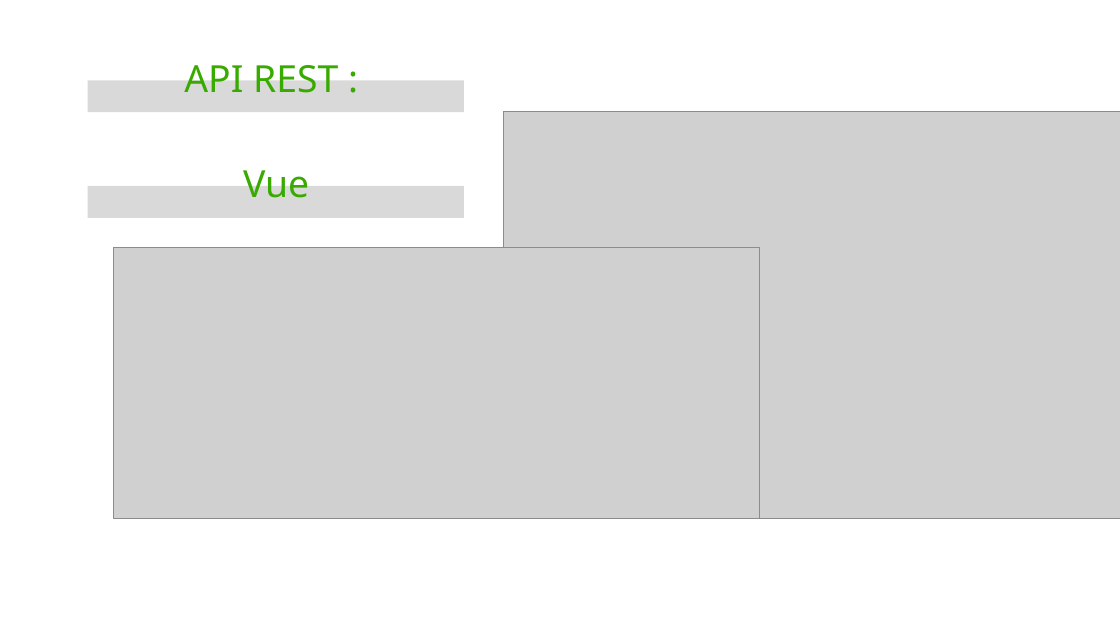
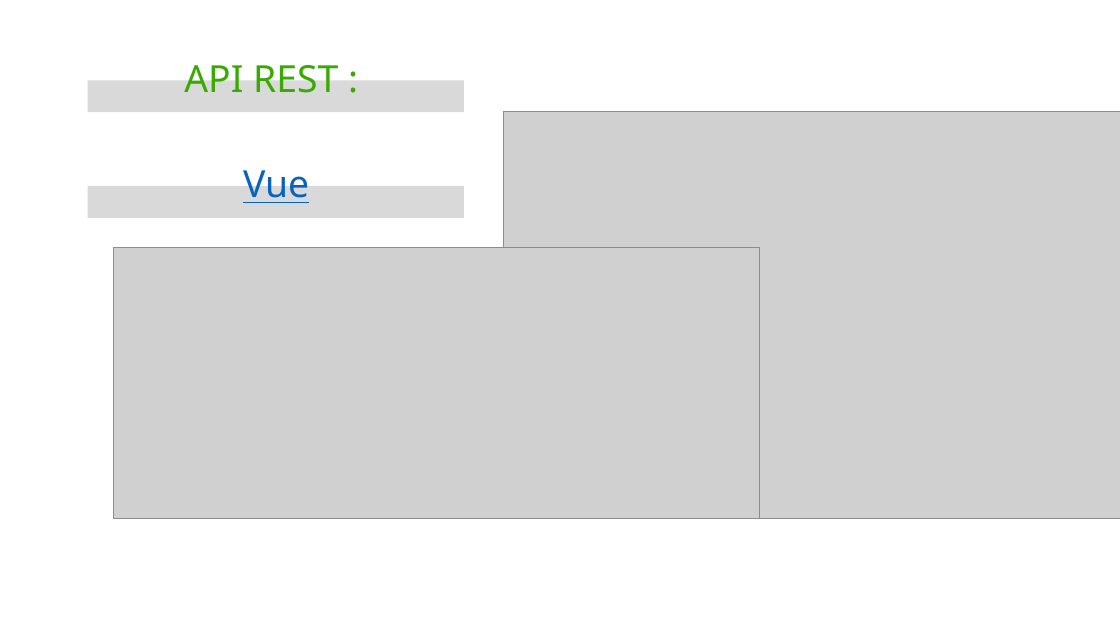
Before and after one commit to SotfwareTeam/Pteamgtecno, a slide deck: slide 7 of Proyecto/TRIMESTRE 4/Contextualización del Proyecto.pptx. Drawn at 1120x630 pixels with LibreOffice and Linux fonts; fonts in the diff are those of the drawing; grey boxes stand for pictures; background and template pictures are left out. Boxes give left, top, right and bottom in pixels: in the first picture for what was removed or moved away, otherwise in the second. Text is boxed around its words. In the diff, an @@ line names an element or a change of style, - is before the commit and + after.

```diff
--- a/Proyecto/TRIMESTRE 4/Contextualización del Proyecto.pptx
+++ b/Proyecto/TRIMESTRE 4/Contextualización del Proyecto.pptx
@@ text "Vue" at bbox=[243, 170, 309, 203]: text colour #38AA00 to #0563C1, underline on @@
```
Also in this commit, not shown: 5 other slides changed, 1 slide removed, 9 other files.
